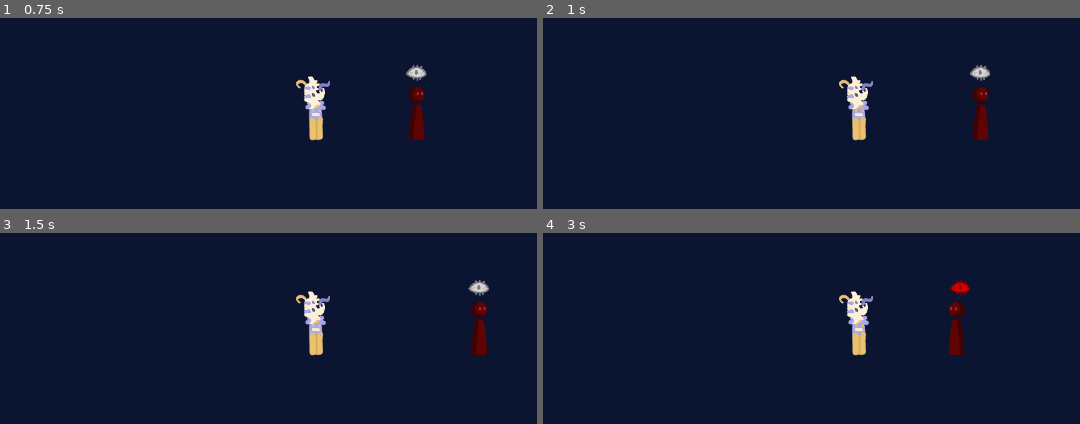
Above: before the commit, frames 1-4 (two rows, left to right).
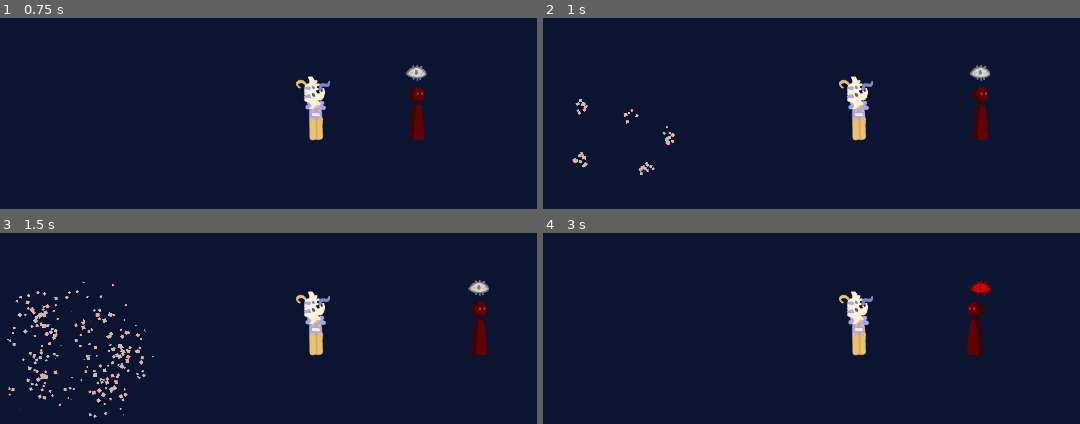
Above: after the commit, the same moments.

Repository: doofisconfused/GGJ2026
Game: Godot game, scene res://test_scene.tscn
The game is run twice, just before and just after one commit, with the same random seed, the same clock (stepped at 60 frames per second) and the same inputs. This scene is started directly instead of the project's main scene.
Inputs:
- Up to frame 1 (0.75 s): hold D (right) from 0.53 s (still down); tap F (feed) at 0.6 s
- Up to frame 2 (1 s): keep holding D (right); tap W (jump) at 0.77 s
- Up to frame 3 (1.5 s): keep holding D (right); tap Q (mask_last) at 1.35 s
- Up to frame 4 (3 s): tap W (jump) at 1.52 s; release D (right) at 2.03 s; hold A (left) 2.03-2.78 s; tap E (mask_next) at 2.1 s; hold D (right) from 2.78 s (still down); tap F (feed) at 2.85 s

Frame 1 is identical in both runs. In frame 2, 0.4% of the frame differs, in the area x 5-25%, y 42-83%; in frame 3, 1.8%, in the area x 1-29%, y 25-97%; in frame 4, 1.7%.
Error in both runs: Invalid call. Nonexistent function 'eat' in base 'Nil'. (res://Scripts/player.gd:122)

Commit message:
changed music, added firecracker particles

Diff:
--- a/Prefabs/checkpoint.tscn
+++ b/Prefabs/checkpoint.tscn
@@ -4,6 +4,8 @@
 [ext_resource type="Texture2D" uid="uid://3f7ldxh8vr67" path="res://Sprites/Interactible/Lantern float.PNG" id="2_q7jp7"]
 
 [sub_resource type="CapsuleShape2D" id="CapsuleShape2D_scjsw"]
+radius = 11.2069
+height = 87.931
 
 [node name="Checkpoint" type="Area2D"]
 collision_layer = 8
--- /dev/null
+++ b/Prefabs/firecracker_particles.tscn
@@ -0,0 +1,65 @@
+[gd_scene load_steps=6 format=3 uid="uid://hw8xqrmguk7m"]
+
+[sub_resource type="Curve" id="Curve_lvib0"]
+_limits = [0.0, 200.0, 0.0, 1.0]
+_data = [Vector2(0.0640394, 200), 0.0, 0.0, 0, 0, Vector2(0.546798, 163.774), 0.0, 0.0, 0, 0, Vector2(1, 1), 0.0, 0.0, 0, 0]
+point_count = 3
+
+[sub_resource type="CurveTexture" id="CurveTexture_28m7s"]
+curve = SubResource("Curve_lvib0")
+
+[sub_resource type="Curve" id="Curve_4wwtq"]
+_data = [Vector2(0.0394089, 1), 0.0, 0.0, 0, 0, Vector2(0.738916, 0.796226), 0.0, 0.0, 0, 0, Vector2(0.935961, 0), 0.0, 0.0, 0, 0]
+point_count = 3
+
+[sub_resource type="CurveTexture" id="CurveTexture_0i0mk"]
+curve = SubResource("Curve_4wwtq")
+
+[sub_resource type="ParticleProcessMaterial" id="ParticleProcessMaterial_es6hd"]
+particle_flag_disable_z = true
+angle_min = 1.07288e-05
+angle_max = 359.0
+direction = Vector3(1, 0, 1)
+spread = 180.0
+initial_velocity_min = 216.49
+initial_velocity_max = 257.73
+gravity = Vector3(0, 98, 0)
+scale_min = 5.0
+scale_max = 10.0
+scale_curve = SubResource("CurveTexture_0i0mk")
+color = Color(1, 0.634871, 0.599207, 1)
+hue_variation_min = -0.06
+hue_variation_max = -2.23517e-08
+anim_speed_curve = SubResource("CurveTexture_28m7s")
+
+[node name="ParticleContainer" type="Node2D"]
+
+[node name="Particles1" type="GPUParticles2D" parent="."]
+position = Vector2(-90, -76)
+amount = 50
+lifetime = 0.4
+process_material = SubResource("ParticleProcessMaterial_es6hd")
+
+[node name="Particles2" type="GPUParticles2D" parent="."]
+position = Vector2(70, 79)
+amount = 50
+lifetime = 0.4
+process_material = SubResource("ParticleProcessMaterial_es6hd")
+
+[node name="Particles3" type="GPUParticles2D" parent="."]
+position = Vector2(25, -49)
+amount = 50
+lifetime = 0.73
+process_material = SubResource("ParticleProcessMaterial_es6hd")
+
+[node name="Particles4" type="GPUParticles2D" parent="."]
+position = Vector2(-87, 60)
+amount = 50
+lifetime = 0.4
+process_material = SubResource("ParticleProcessMaterial_es6hd")
+
+[node name="Particles5" type="GPUParticles2D" parent="."]
+position = Vector2(119, -1)
+amount = 50
+lifetime = 0.34
+process_material = SubResource("ParticleProcessMaterial_es6hd")
--- a/Scripts/enemy.gd
+++ b/Scripts/enemy.gd
@@ -9,7 +9,7 @@
 @onready var game_master: Node2D = $/root/GameMaster
 
 const SPEED: float = 200.0
-const AGGRO_SPEED: float =  300.0
+const AGGRO_SPEED: float =  250.0
 const TIME_TO_AGGRO: float = 3
 const TIME_TO_COOLDOWN: float = 10
 
@@ -102,6 +102,7 @@
 
 
 	if enemy_suspicion == "aggro":
+		watching_eye.offset = Vector2(randf_range(0, 5), randf_range(0, 5))
 		aggression_timer = TIME_TO_AGGRO
 		peace_timer -= delta
 		firecracker_timer -= delta
--- a/Scripts/firecracker.gd
+++ b/Scripts/firecracker.gd
@@ -9,6 +9,10 @@
 # how long the firecracker should fly for before it explodes
 var persist_timer: float = 1
 #how long the explosion should last
+var new_particles = load("res://Prefabs/firecracker_particles.tscn")
+
+var particles_spawned: bool = false
+# whether particles have already been spawned
 
 signal death()
 
@@ -22,6 +26,10 @@
 	else:
 		freeze = true
 		sleeping = true
+		if not particles_spawned:
+			var particles = new_particles.instantiate()
+			add_child(particles)
+			particles_spawned = true
 		explosion.get_child(0).disabled = false
 		persist_timer -= delta
 		if persist_timer <= 0: queue_free()
--- a/game_master.tscn
+++ b/game_master.tscn
@@ -1,19 +1,19 @@
 [gd_scene load_steps=9 format=3 uid="uid://dhvejpx6ilyaf"]
 
 [ext_resource type="PackedScene" uid="uid://dihpedofv0082" path="res://Prefabs/fade.tscn" id="1_5yk56"]
-[ext_resource type="AudioStream" uid="uid://b67pwprka1n5q" path="res://Sounds/Haunted Lullabies of Japan Vol.1/HauntedLullabiesofJapan_TakedaLullaby II.mp3" id="2_d8xmc"]
-[ext_resource type="AudioStream" uid="uid://ox5ggoydximm" path="res://Sounds/Haunted Lullabies of Japan Vol.1/HauntedLullabiesofJapan_TakedaLullaby.mp3" id="3_emkk8"]
-[ext_resource type="AudioStream" uid="uid://cniba7ccqli7q" path="res://Sounds/Haunted Lullabies of Japan Vol.1/HauntedLullabiesofJapan_TakedaLullabyIII.mp3" id="4_7y85e"]
-[ext_resource type="AudioStream" uid="uid://cntxoircl6ek0" path="res://Sounds/Haunted Lullabies of Japan Vol.1/HauntedLullabiesofJapan_TakedaLullabyKoto.mp3" id="5_ytkon"]
-[ext_resource type="AudioStream" uid="uid://b4nceqndox7a6" path="res://Sounds/Haunted Lullabies of Japan Vol.1/HauntedLullabiesofJapan_TakedaLullabyWarped.mp3" id="6_hpdjk"]
+[ext_resource type="AudioStream" uid="uid://q24r58adit2k" path="res://Sounds/OGA Music/Next to You.mp3" id="2_d8xmc"]
+[ext_resource type="AudioStream" uid="uid://b3ux6pphr86jj" path="res://Sounds/OGA Music/Path to Lake Land.ogg" id="3_emkk8"]
+[ext_resource type="AudioStream" uid="uid://d3ndhvc48d3p4" path="res://Sounds/OGA Music/shrine.ogg" id="4_7y85e"]
+[ext_resource type="AudioStream" uid="uid://d2pllmp3pjgh3" path="res://Sounds/OGA Music/Snowfall (Looped ver.).ogg" id="5_ytkon"]
+[ext_resource type="AudioStream" uid="uid://dwkpypmdhon64" path="res://Sounds/OGA Music/song17.mp3" id="6_hpdjk"]
 [ext_resource type="Script" uid="uid://jc133bckvln6" path="res://Scripts/music_player.gd" id="7_fa2km"]
 
 [sub_resource type="AudioStreamPlaylist" id="AudioStreamPlaylist_1g2ts"]
 stream_count = 5
-stream_0 = ExtResource("2_d8xmc")
-stream_1 = ExtResource("3_emkk8")
-stream_2 = ExtResource("4_7y85e")
-stream_3 = ExtResource("5_ytkon")
+stream_0 = ExtResource("4_7y85e")
+stream_1 = ExtResource("5_ytkon")
+stream_2 = ExtResource("3_emkk8")
+stream_3 = ExtResource("2_d8xmc")
 stream_4 = ExtResource("6_hpdjk")
 
 [node name="GameMaster" type="Node2D"]
Binary file removed: Sounds/Haunted Lullabies of Japan Vol.1/HJL_Cover.png
Not shown, removed: Sounds/Haunted Lullabies of Japan Vol.1/HJL_Cover.png.import
Not shown, removed: Sounds/Haunted Lullabies of Japan Vol.1/HauntedLullabiesofJapan_EdoLullaby.mp3.import
Not shown, removed: Sounds/Haunted Lullabies of Japan Vol.1/HauntedLullabiesofJapan_EdoLullaby2.mp3.import
Not shown, removed: Sounds/Haunted Lullabies of Japan Vol.1/HauntedLullabiesofJapan_EdoLullaby3.mp3.import
Not shown, removed: Sounds/Haunted Lullabies of Japan Vol.1/HauntedLullabiesofJapan_Itsuki Lullaby.mp3.import
Not shown, removed: Sounds/Haunted Lullabies of Japan Vol.1/HauntedLullabiesofJapan_Kagome Kagome III.mp3.import
Not shown, removed: Sounds/Haunted Lullabies of Japan Vol.1/HauntedLullabiesofJapan_Kagome Kagome Toy.mp3.import
Not shown, removed: Sounds/Haunted Lullabies of Japan Vol.1/HauntedLullabiesofJapan_Kagome Kagome.mp3.import
Not shown, removed: Sounds/Haunted Lullabies of Japan Vol.1/HauntedLullabiesofJapan_Kagome Kagome2.mp3.import
Not shown, removed: Sounds/Haunted Lullabies of Japan Vol.1/HauntedLullabiesofJapan_Kazoe Uta (Tension).mp3.import
Not shown, removed: Sounds/Haunted Lullabies of Japan Vol.1/HauntedLullabiesofJapan_Kazoe Uta.mp3.import
(and 56 more such lines)
